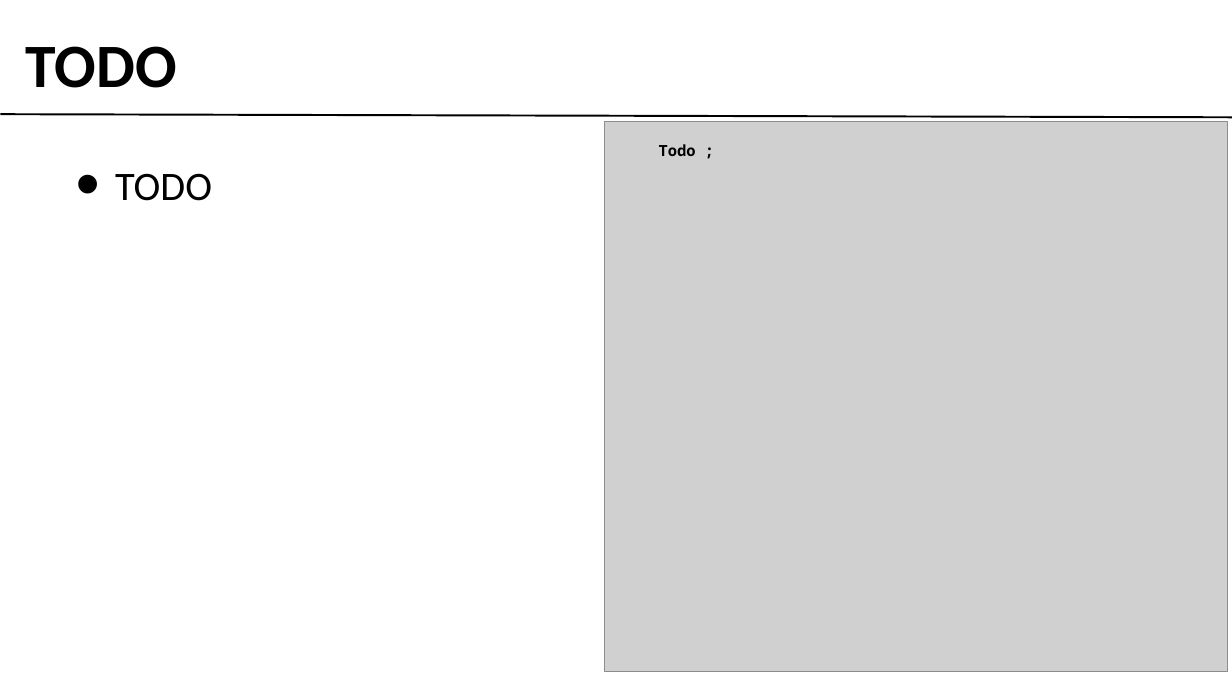
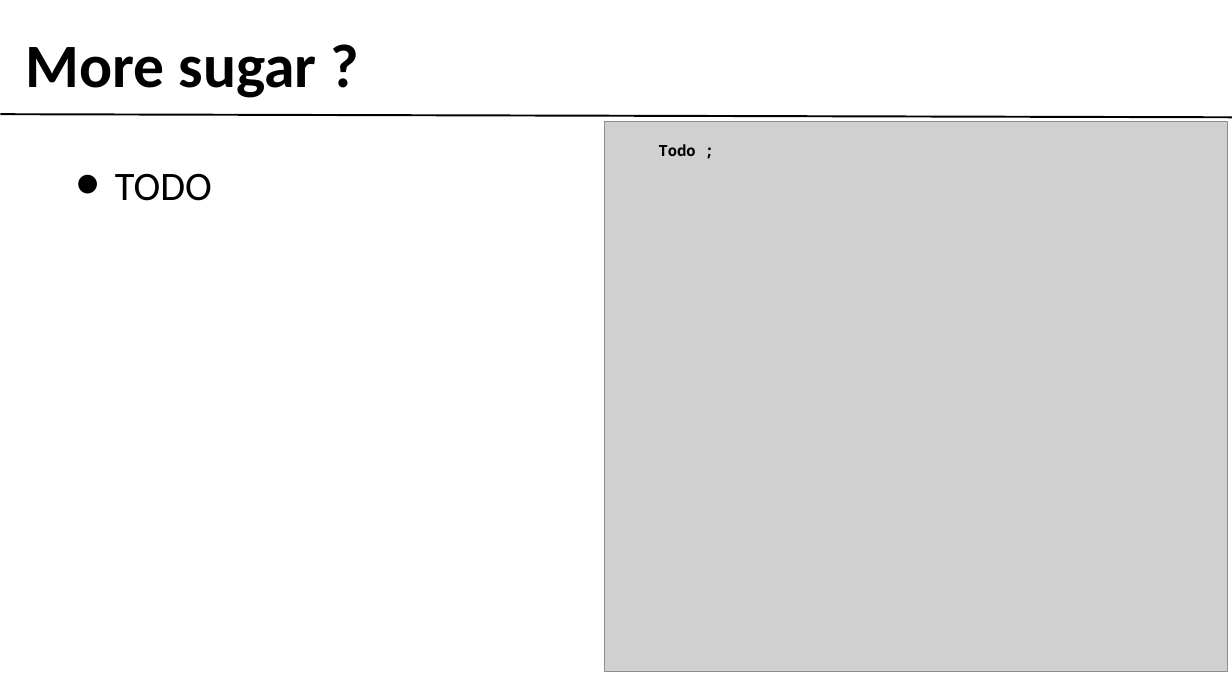
Before and after one commit to gobengo/devoxx-panorama-js-testing, a slide deck: slide 7 of doc/casper_part.ppt (slide 3 before the commit). Drawn at 1232x693 pixels with LibreOffice and Linux fonts; fonts in the diff are those of the drawing; grey boxes stand for pictures; background and template pictures are left out. Boxes give left, top, right and bottom in pixels: in the first picture for what was removed or moved away, otherwise in the second. Text is boxed around its words. In the diff, an @@ line names an element or a change of style, - is before the commit and + after.

```diff
--- a/doc/casper_part.ppt
+++ b/doc/casper_part.ppt
@@ text at (26, 47, 317, 98): text changed @@
-TODO
+More sugar ?
```
Also in this commit, not shown: 7 slides added, 1 slide removed, 1 other file.
